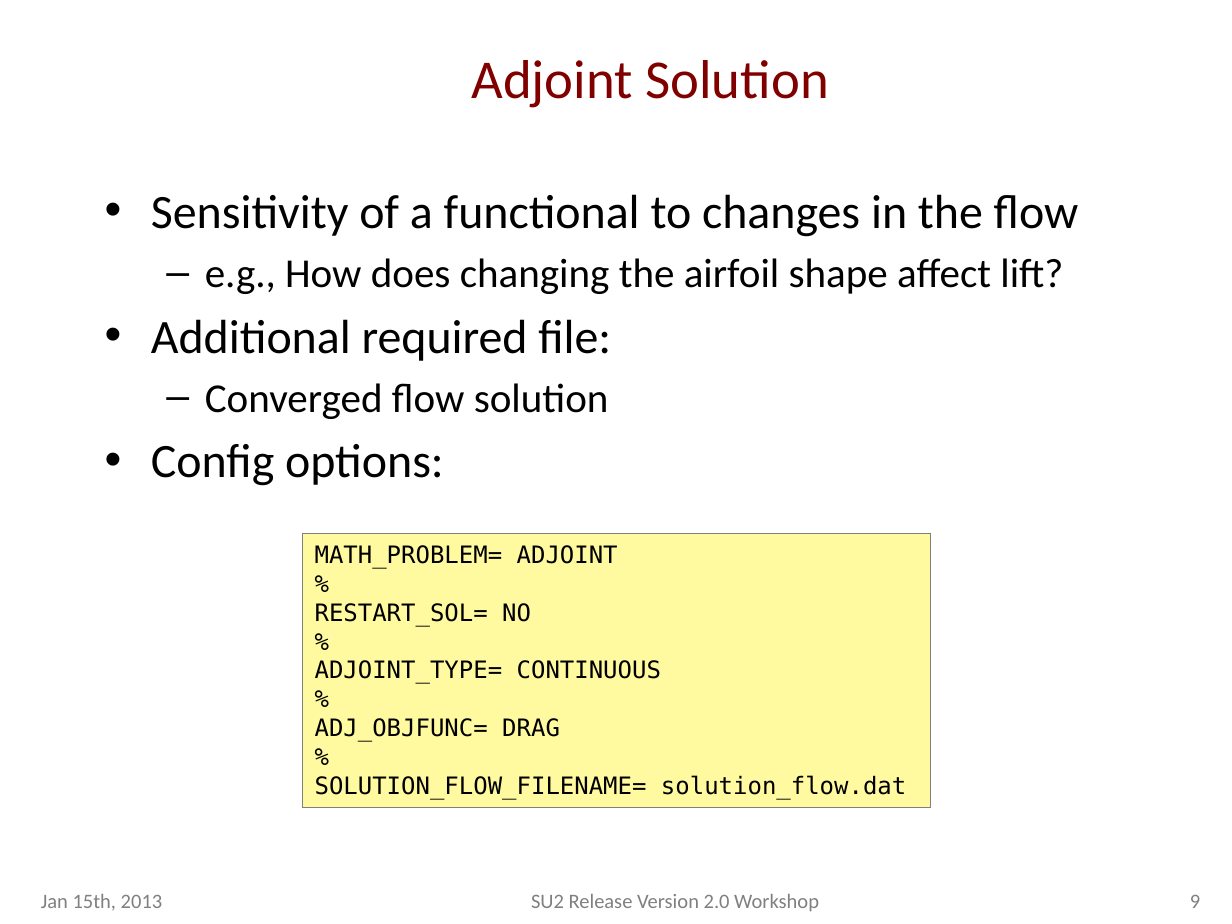
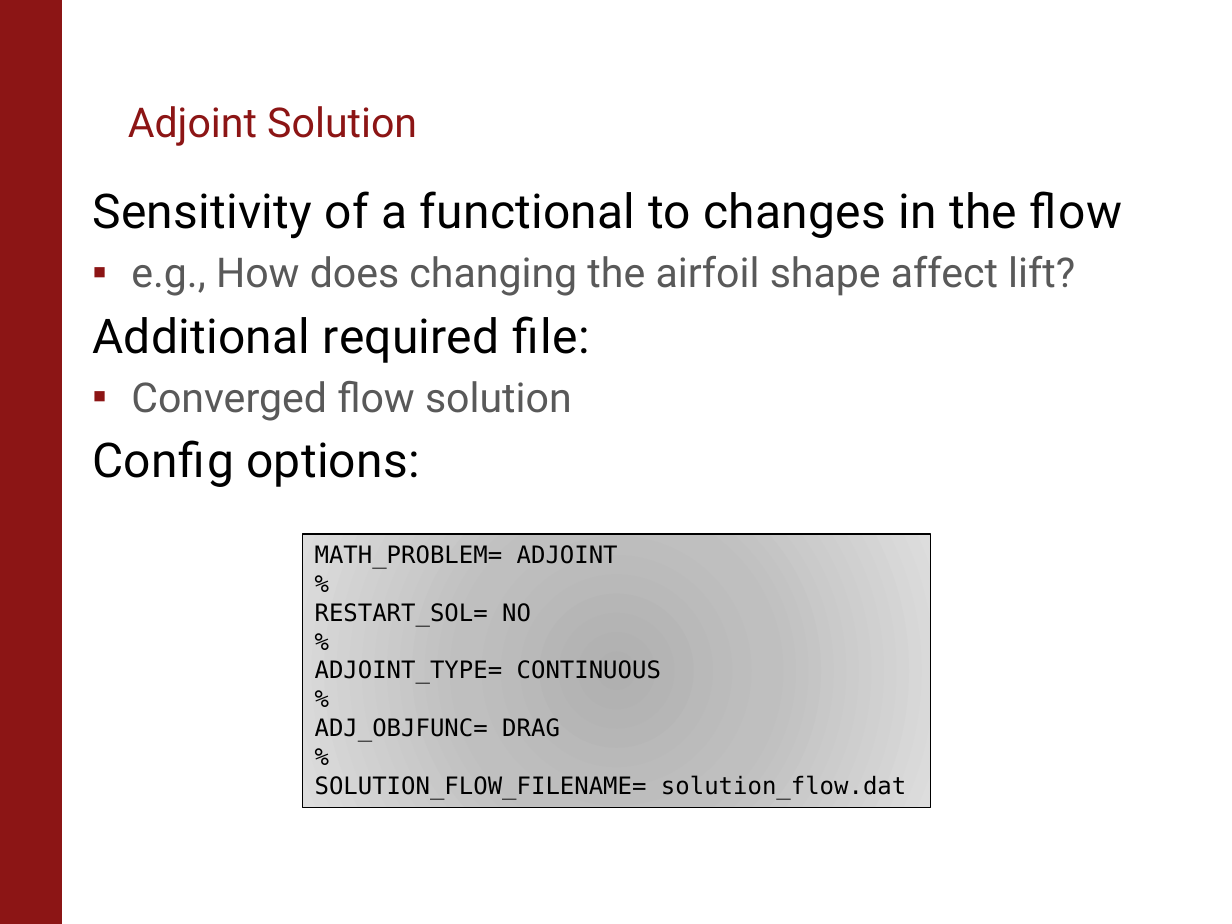
Before and after one commit to su2code/SU2, a slide deck: slide 9 of Presentations/1st Workshop/Running_SU2.pptx. Drawn at 1232x924 pixels with LibreOffice and Linux fonts; fonts in the diff are those of the drawing; background and template pictures are left out. Boxes give left, top, right and bottom in pixels: in the first picture for what was removed or moved away, otherwise in the second. Text is boxed around its words. In the diff, an @@ line names an element or a change of style, - is before the commit and + after.

```diff
--- a/Presentations/1st Workshop/Running_SU2.pptx
+++ b/Presentations/1st Workshop/Running_SU2.pptx
@@ rectangle added at <box>0,0,62,924</box>, fill #8C1515, outline #8C1515 0.75 pt @@
@@ ellipse removed at <box>15,12,1173,415</box> @@
@@ title "Adjoint Solution": place and size @@
-title "Adjoint Solution" at <box>472,60,828,108</box>
+title "Adjoint Solution" at <box>128,106,417,146</box>
@@ title "Adjoint Solution" at <box>128,106,417,146</box>: size 32 to 24 pt, font Calibri to Roboto, text colour #800000 to #8C1515; alignment centre to left; line spacing 1 to 0.85; vertical alignment middle to bottom @@
@@ text "Sensitivity of a functional to ..." at <box>92,191,1122,487</box>: font Calibri to Roboto; letter spacing 0 to 0.2 pt in "Sensitivity of a functional to changes in ...", "Additional required file:", "Config options:"; text colour #000000 to #595959 in "e.g., How does changing the airfoil shape ...", "Converged flow solution"; bullet • to none; bullet – to ▪ @@
@@ rectangle "MATH_PROBLEM= ADJOINT" at <box>303,533,931,807</box>: fill #FFFA9F to gradient #B1B1B1 to #C0C0C0 to #DDDDDD; outline #808080 0.75 pt to #000000 0.75 pt @@
@@ text removed at <box>41,894,163,911</box> @@
-Jan 15th, 2013
@@ text removed at <box>531,894,819,911</box> @@
-SU2 Release Version 2.0 Workshop
@@ page number removed at <box>1190,895,1200,908</box> @@
-9
```
Also in this commit, not shown: 7 other slides changed, 4 slides added, 4 slides removed, 2 other files.
